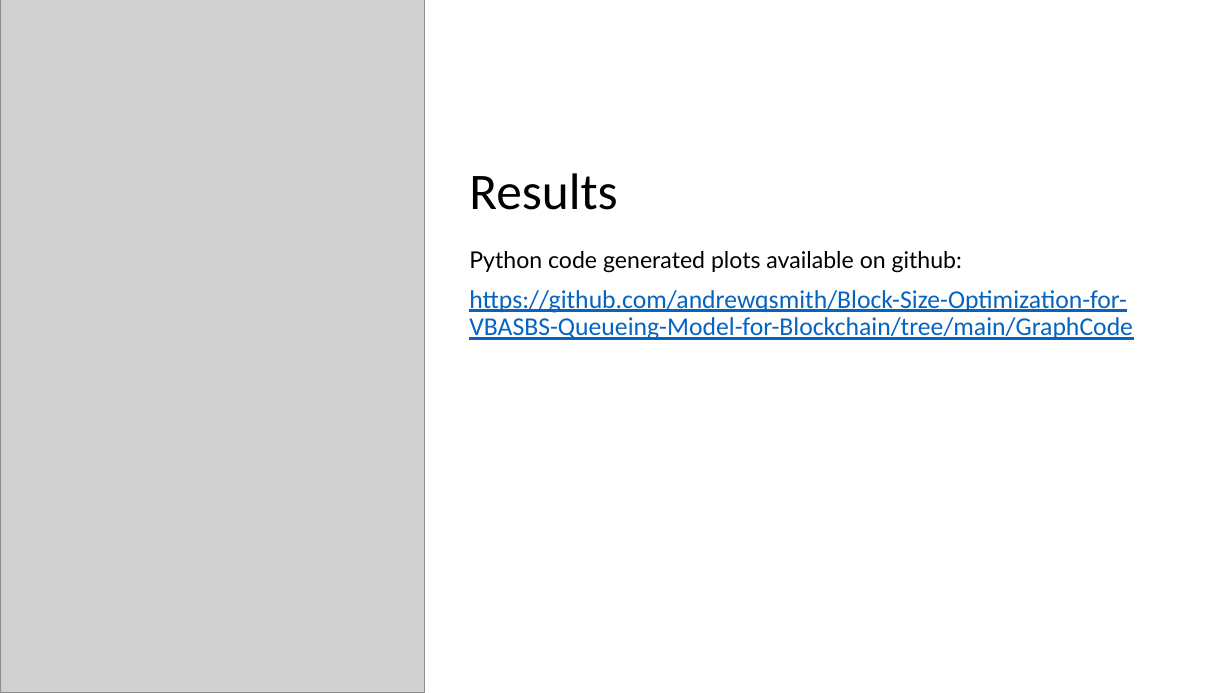
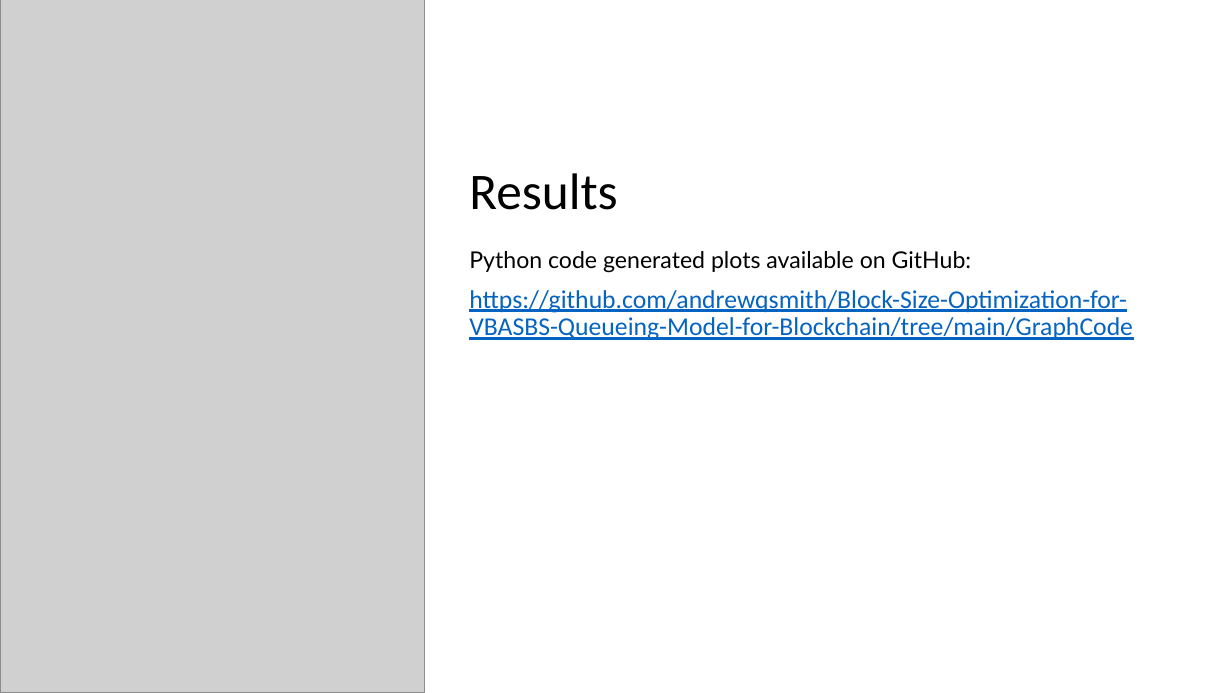
Before and after one commit to andrewqsmith/Block-Size-Optimization-for-VBASBS-Queueing-Model-for-Blockchain, a slide deck: slide 10 of Group Presentation.pptx (slide 7 before the commit). Drawn at 1232x693 pixels with LibreOffice and Linux fonts; fonts in the diff are those of the drawing; grey boxes stand for pictures. Boxes give left, top, right and bottom in pixels: in the first picture for what was removed or moved away, otherwise in the second. Text is boxed around its words. In the diff, an @@ line names an element or a change of style, - is before the commit and + after.

```diff
--- a/Group Presentation.pptx
+++ b/Group Presentation.pptx
@@ text at (469, 251, 972, 273): text changed @@
-Python code generated plots available on github:
+Python code generated plots available on GitHub:
```
Also in this commit, not shown: 4 slides added, 1 slide removed.
